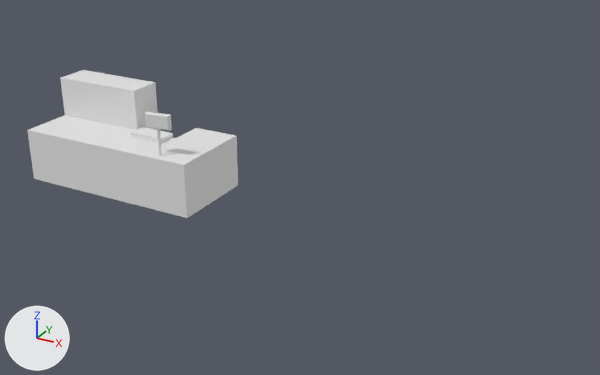
One commit to the FBX model UNITY/Ruwu-Markt/Assets/Assets/CashRegister.fbx: the scene before it, then after it.
One viewpoint serves both versions: a 50 mm camera at (8.39, -9.43, 5.67) aimed at (2.59, 1.11, 0.4). Lighting does not change. The marker at lower left points along +X, +Y and +Z. Where no turn or scale is listed for an object, it has been applied to the vertices.

In view in the first picture: 'base', 'cashcover', 'cashtray.002', 'monitor'.
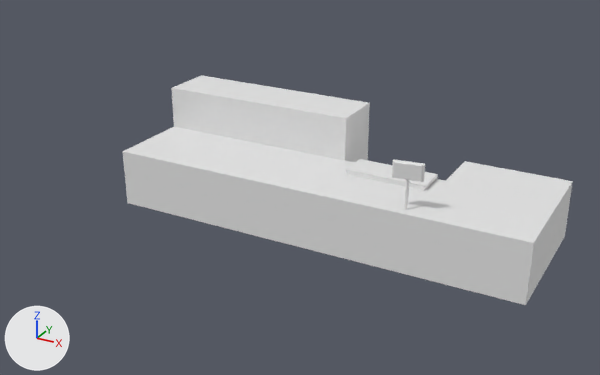
What changed in the scene script:
```text
Change me_cube_024:
    where me_cube_024.from_pydata(...)  # 24 vertices, 16 faces; spans x 0.414..0.844, y 0.096..0.217, z 0.852..1.581
    used by ob_monitor; location = (0.0, 0.0, 0.0)
    me_cube_024 part 2: the loose piece of 12 vertices spanning x 0.414..0.844, y 0.096..0.217, z 1.339..1.581 is moved by (4.12, 0.0, -0.003)
    me_cube_024 part 3: the loose piece of 12 vertices spanning x 0.61..0.652, y 0.13..0.176, z 0.852..1.352 is moved by (4.12, 0.0, -0.003)
Change me_cube_023:
    where me_cube_023.from_pydata(...)  # 134 vertices, 124 faces; spans x -0.296..0.309, y 0.574..0.891, z 0.9..0.973
    used by ob_cashtray_002; location = (0.0, 0.0, 0.0)
    me_cube_023 part 4: the whole mesh is scaled about its middle by (2, 1.5, 1), then moved by (4.126, 0.367, -0.003)
Change me_cube_010:
    where me_cube_010.from_pydata(...)  # 28 vertices, 26 faces; spans x -2.06..1.19, y 0.0..1.47, z 0.0..1.59
    used by ob_base; location = (0.0, 0.0, 0.0)
    me_cube_010 part 1: the whole mesh is scaled about its middle by (2, 1.5, 1), then moved by (3.69, 0.37, 0.0)
Change me_cube_021:
    where me_cube_021.from_pydata(...)  # 17 vertices, 14 faces; spans x -0.305..0.318, y 0.569..0.895, z 0.919..0.978
    used by ob_cashcover; location = (0.0, 0.0, 0.0)
    me_cube_021 part 5: the whole mesh is scaled about its middle by (2, 1.5, 1), then moved by (4.126, 0.366, -0.003)
```

What differs and where, as boxes (x1, y1, x2, y2) in the pictures (600 x 375 px; the box of a moved part takes in the faces that stretch with it):
'base', mesh rescaled (113% wider, 55% taller)
    before: (27, 70, 238, 218)
    after: (123, 75, 573, 305)
'monitor', reshaped (21% wider, 16% taller)
    before: (145, 112, 172, 156)
    after: (392, 159, 425, 210)
'cashcover', mesh rescaled (111% wider, 114% taller)
    before: (130, 127, 173, 140)
    after: (346, 159, 438, 188)
'cashtray.002', mesh rescaled (100% wider, 91% taller)
    before: (131, 133, 172, 143)
    after: (347, 170, 430, 190)
part 2 of me_cube_024, moved or reshaped
    before: (145, 112, 172, 131)
    after: (392, 159, 425, 182)
part 3 of me_cube_024, moved or reshaped
    before: (157, 129, 162, 156)
    after: (404, 179, 409, 210)
